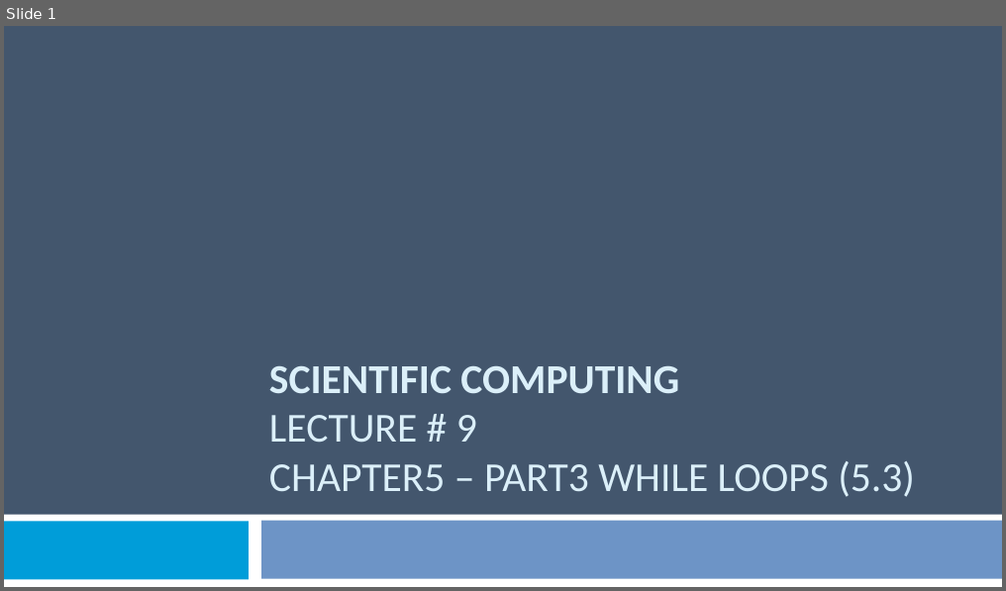
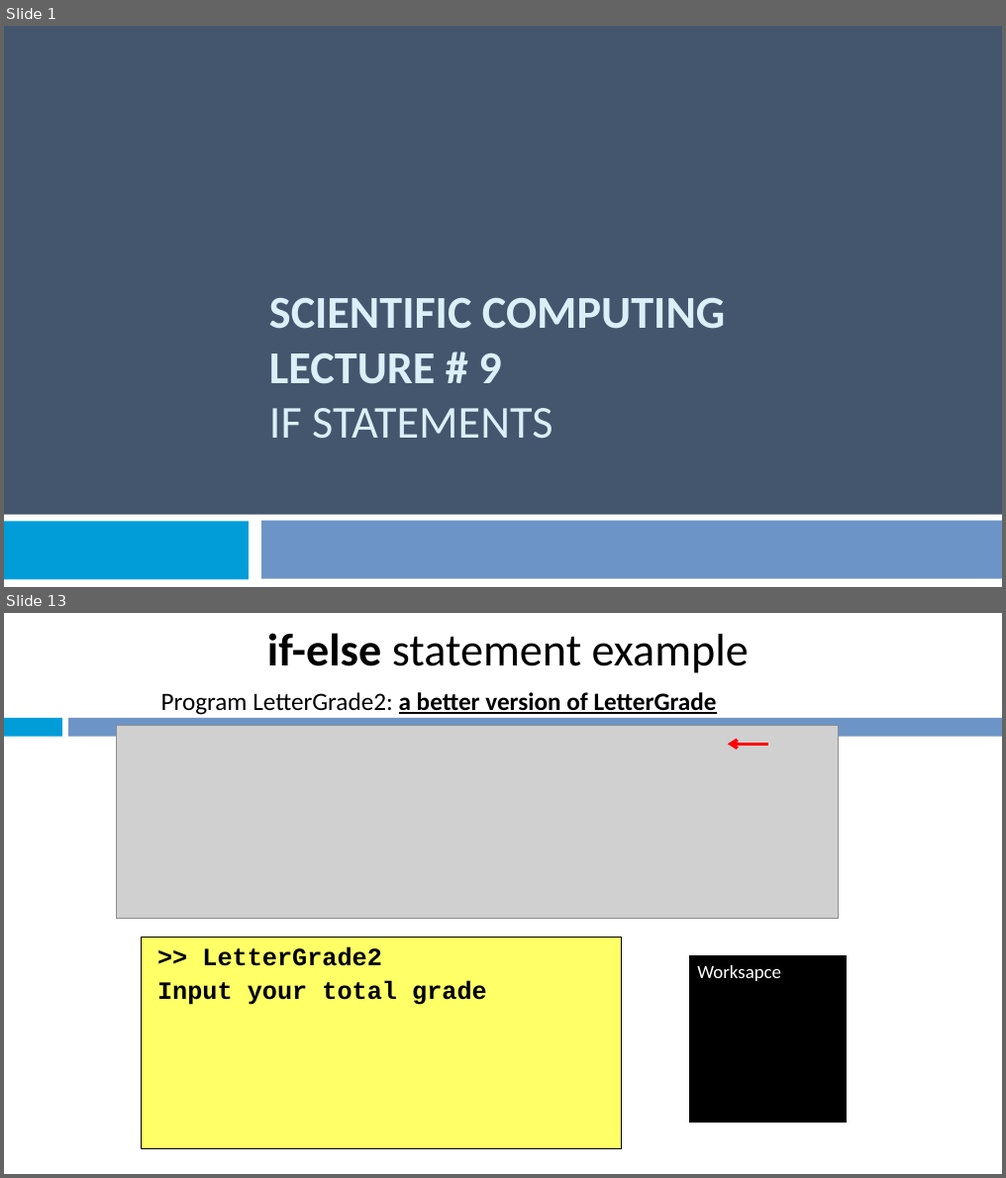
Before and after one commit to Emadalsuwat/emadalsuwat.github.io, a slide deck: scientificcomputing/Lecture 9.pptx. Shown one above the other, each under a label of ours: slide 1 before the commit, slides 1 and 13 after it; the slides between them are not shown. The pictures are 1006x591 and 1006x1178 pixels, drawn with LibreOffice and Linux fonts; fonts in the diff are those of the drawing; grey boxes stand for pictures. Boxes give left, top, right and bottom in pixels: in the first picture for what was removed or moved away, otherwise in the second. Text is boxed around its words. In the diff, an @@ line names an element or a change of style, - is before the commit and + after.

```diff
--- a/scientificcomputing/Lecture 9.pptx
+++ b/scientificcomputing/Lecture 9.pptx
@@ slide 13 added at (4,613,1002,1174), background #FFFFFF @@
@@ text added at (267,633,748,673), 44 pt, text #000000 @@
+if-else statement example
@@ text added at (161,692,717,715), 24 pt, text #000000, bold, underline @@
+Program LetterGrade2: a better version of LetterGrade
@@ rectangle added at (4,718,62,737), fill #009DD9 @@
@@ rectangle added at (68,718,1002,737), fill #6D94C6 @@
@@ picture added at (116,725,838,919) @@
@@ arrow added from (768, 744) to (728, 744), #FF0000 3 pt @@
@@ rectangle added at (141,937,622,1149), fill #FFFF66, outline #000000 1 pt, 24 pt, text #000000, bold @@
+>> LetterGrade2
+Input your total grade
@@ rectangle added at (690,956,846,1009), fill #000000, outline #000000 0.75 pt, 18 pt, text #FFFFFF @@
+Worksapce
+Grade = 85
@@ rectangle added at (690,956,846,1122), fill #000000, outline #000000 0.75 pt, 18 pt, text #FFFFFF @@
+Worksapce
@@ slide 1 changed as well @@
@@ title at (269,297,725,439): text changed; size 39.6 to 44 pt; bold on @@
-SCIENTIFIC COMPUTING
-LECTURE # 9
-CHAPTER5 – PART3 WHILE LOOPS (5.3)
+SCIENTIFIC COMPUTING
+LECTURE # 9
+IF STATEMENTS
```
Also in this commit, not shown: 32 other slides added, 19 slides removed, 3 other files.
